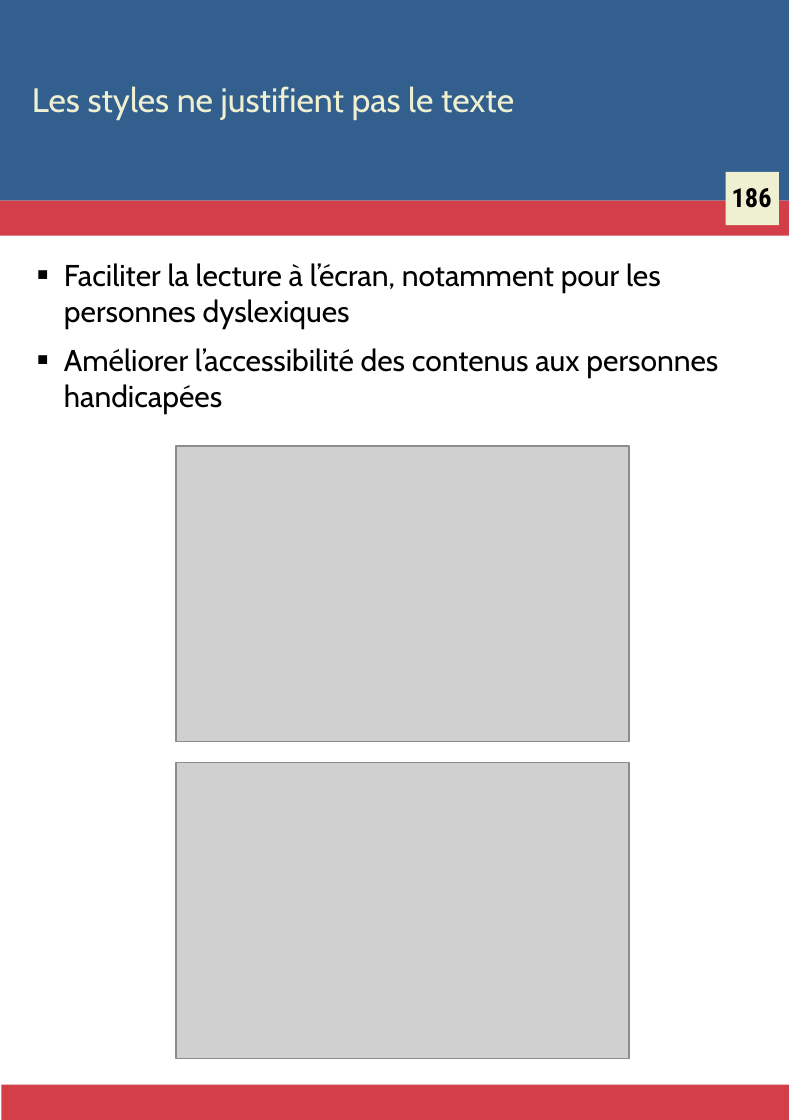
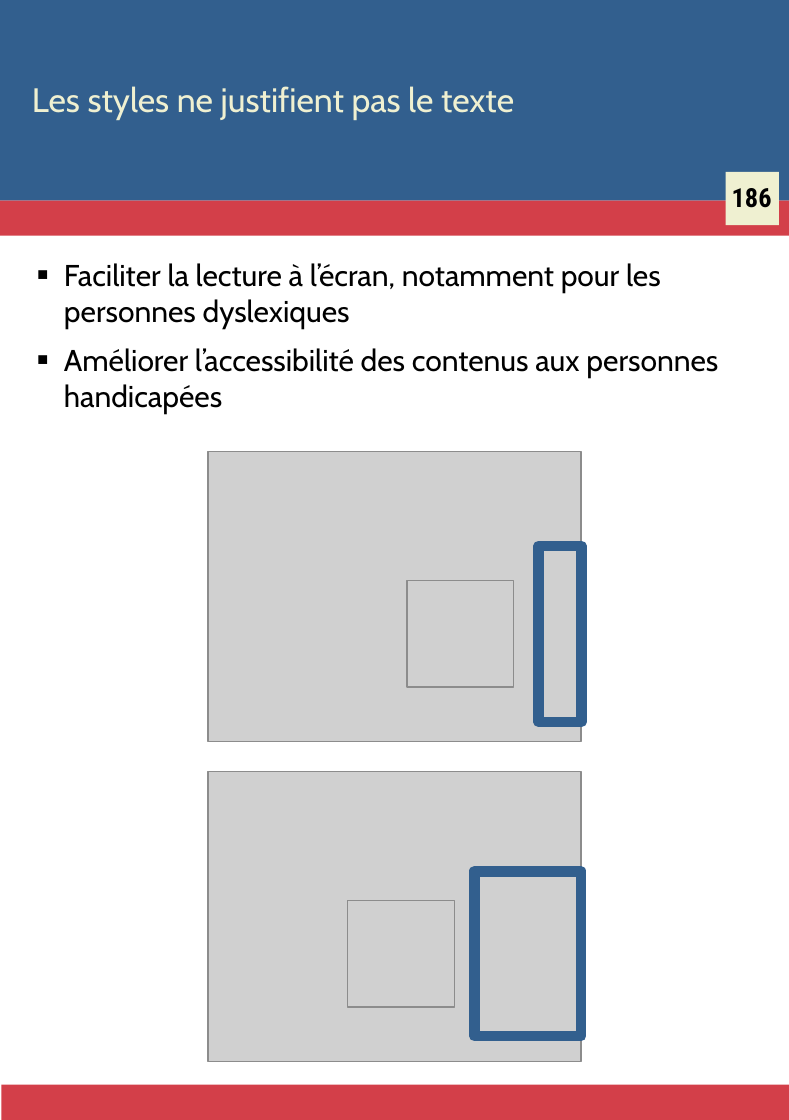
Before and after one commit to Zigazou/bonnes-pratiques-illustrees, a slide deck: slide 18 of bonnes-pratiques.odp (slide 5 before the commit). Drawn at 789x1120 pixels with LibreOffice and Linux fonts; fonts in the diff are those of the drawing; grey boxes stand for pictures. Boxes give left, top, right and bottom in pixels: in the first picture for what was removed or moved away, otherwise in the second. Text is boxed around its words. In the diff, an @@ line names an element or a change of style, - is before the commit and + after.

```diff
--- a/bonnes-pratiques.odp
+++ b/bonnes-pratiques.odp
@@ picture resized from (x1=176, y1=445, x2=629, y2=740) to (x1=208, y1=451, x2=582, y2=740) @@
@@ rectangle added at (x1=539, y1=545, x2=581, y2=721), outline #325F8E 5.67 pt @@
@@ picture added at (x1=407, y1=581, x2=514, y2=687) @@
@@ picture resized from (x1=176, y1=762, x2=629, y2=1058) to (x1=208, y1=771, x2=582, y2=1061) @@
@@ rectangle added at (x1=474, y1=870, x2=581, y2=1035), outline #325F8E 5.67 pt @@
@@ picture added at (x1=348, y1=900, x2=455, y2=1007) @@
```
Also in this commit, not shown: 2 other slides changed, 16 slides added, 30 other files.
